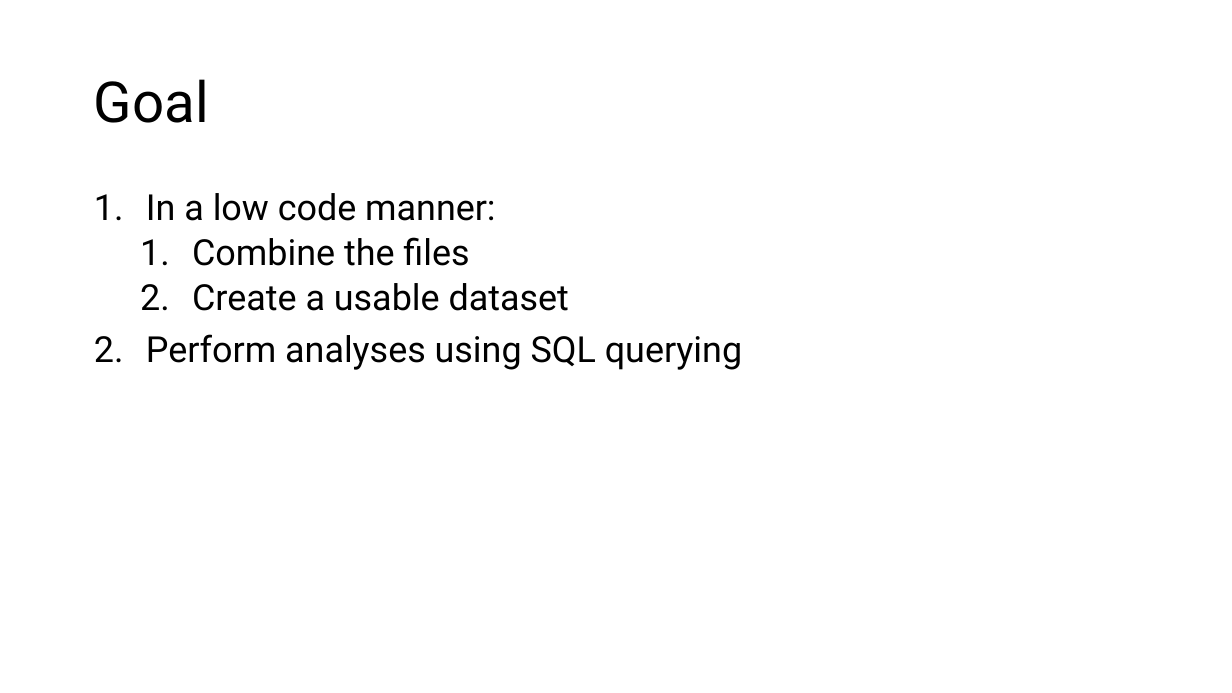
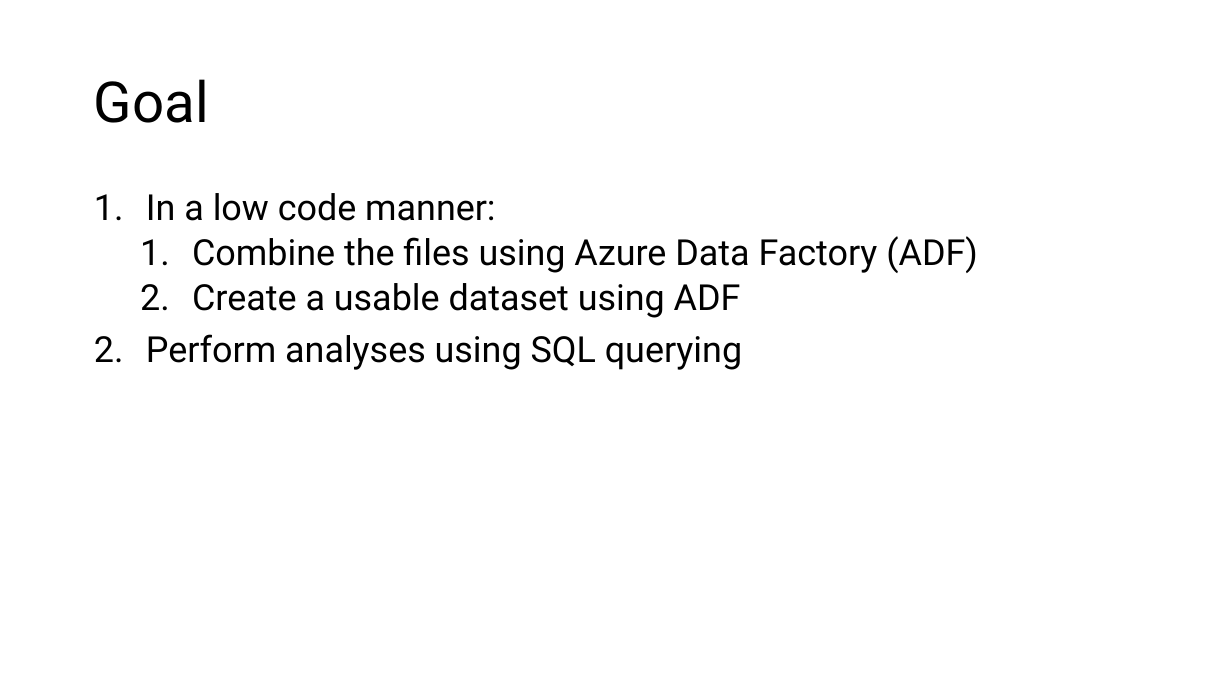
Before and after one commit to HiImPian/DEA_Rockfeather, a slide deck: slide 3 of DEA_solution.pptx (slide 2 before the commit). Drawn at 1232x693 pixels with LibreOffice and Linux fonts; fonts in the diff are those of the drawing. Boxes give left, top, right and bottom in pixels: in the first picture for what was removed or moved away, otherwise in the second. Text is boxed around its words. In the diff, an @@ line names an element or a change of style, - is before the commit and + after.

```diff
--- a/DEA_solution.pptx
+++ b/DEA_solution.pptx
@@ text at [192,236,978,318]: text changed @@
-  1. Combine the files
-  2. Create a usable dataset
+  1. Combine the files using Azure Data Factory (ADF)
+  2. Create a usable dataset using ADF
```
Also in this commit, not shown: 2 other slides changed, 5 slides added, 1 slide removed, 1 other file.
